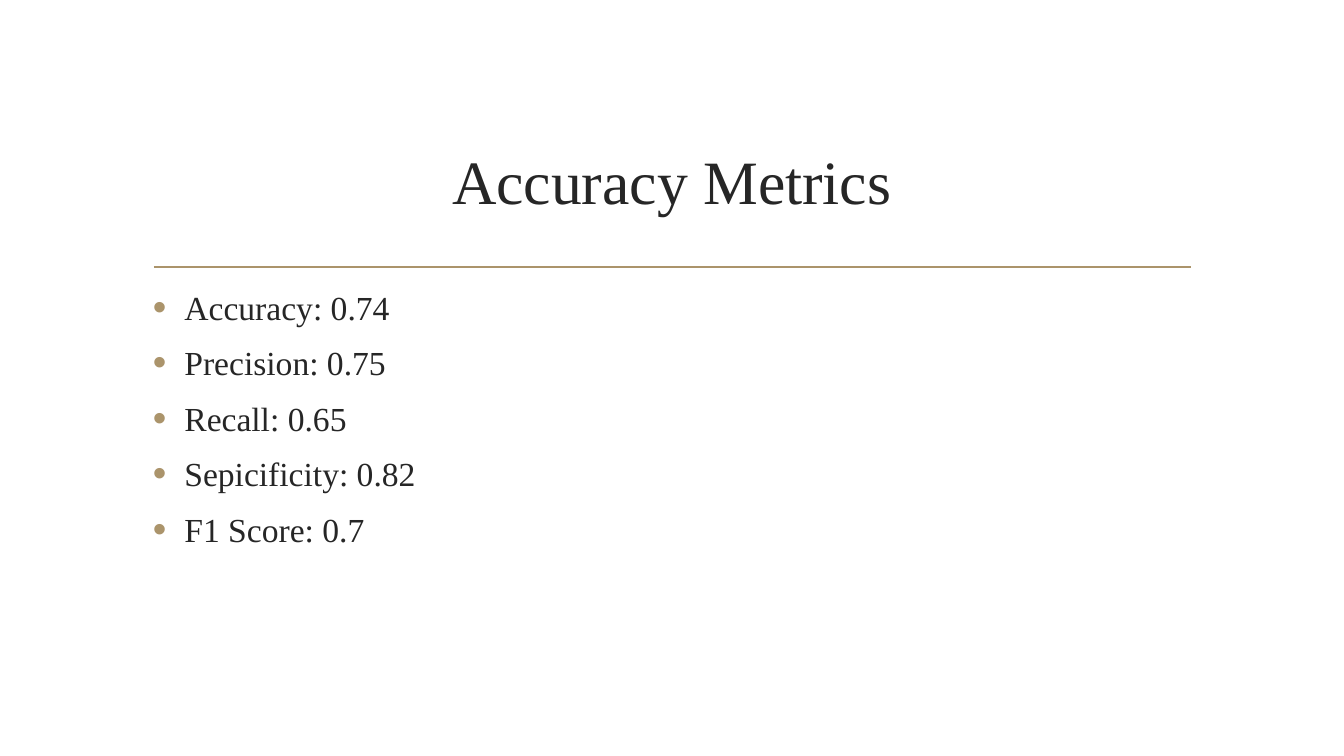
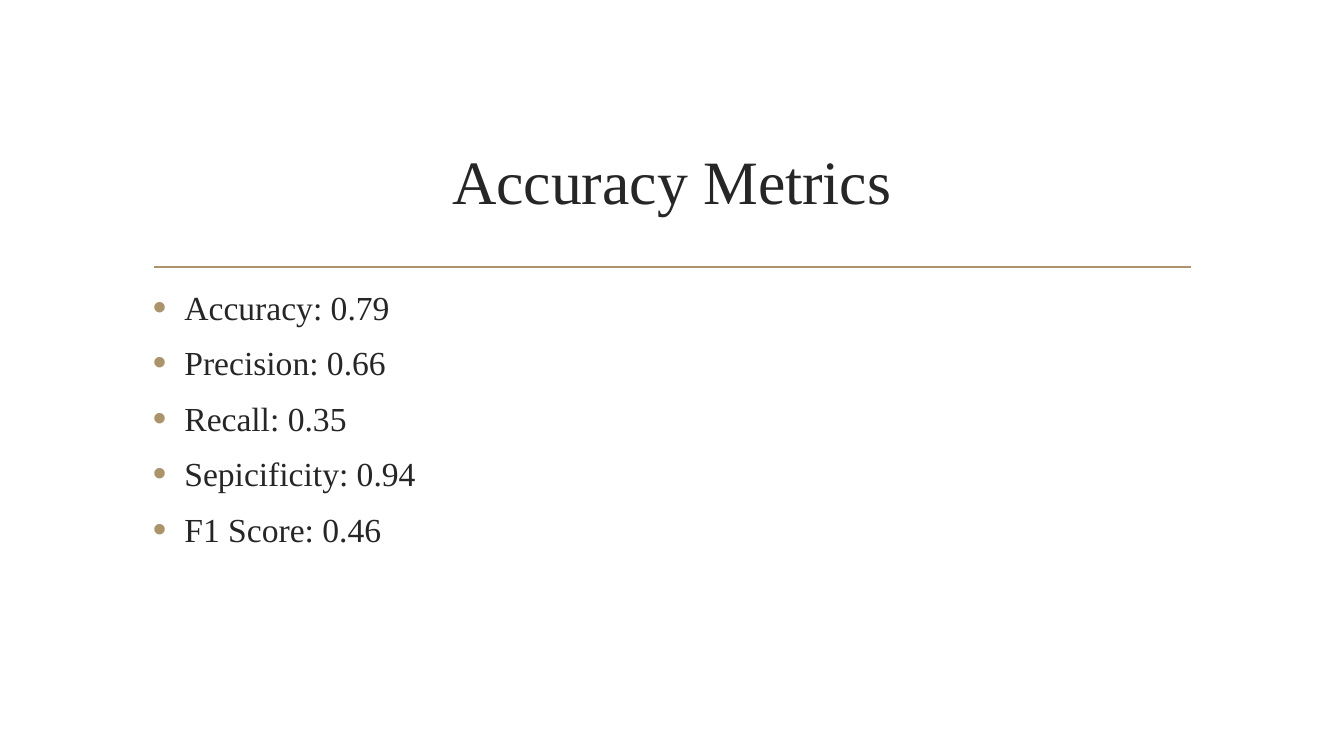
Before and after one commit to Kandarp94/GAMA-Training, a slide deck: slide 8 of Bank Marketing Dataset.pptx (slide 9 before the commit). Drawn at 1344x756 pixels with LibreOffice and Linux fonts; fonts in the diff are those of the drawing; background and template pictures are left out. Boxes give left, top, right and bottom in pixels: in the first picture for what was removed or moved away, otherwise in the second. Text is boxed around its words. In the diff, an @@ line names an element or a change of style, - is before the commit and + after.

```diff
--- a/Bank Marketing Dataset.pptx
+++ b/Bank Marketing Dataset.pptx
@@ text at [184, 297, 416, 543]: text changed @@
-• Accuracy: 0.74
-• Precision: 0.75
-• Recall: 0.65
-• Sepicificity: 0.82
-• F1 Score: 0.7
+• Accuracy: 0.79
+• Precision: 0.66
+• Recall: 0.35
+• Sepicificity: 0.94
+• F1 Score: 0.46
```
Also in this commit, not shown: 5 other slides changed, 1 slide added, 2 slides removed.
